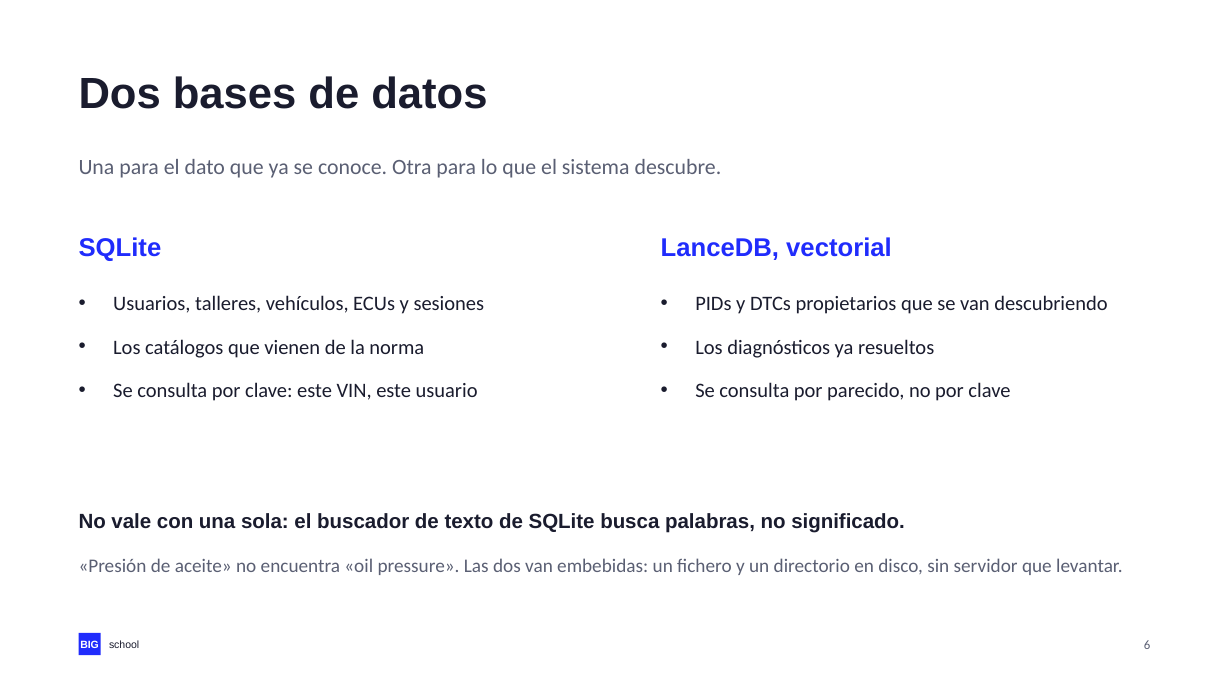
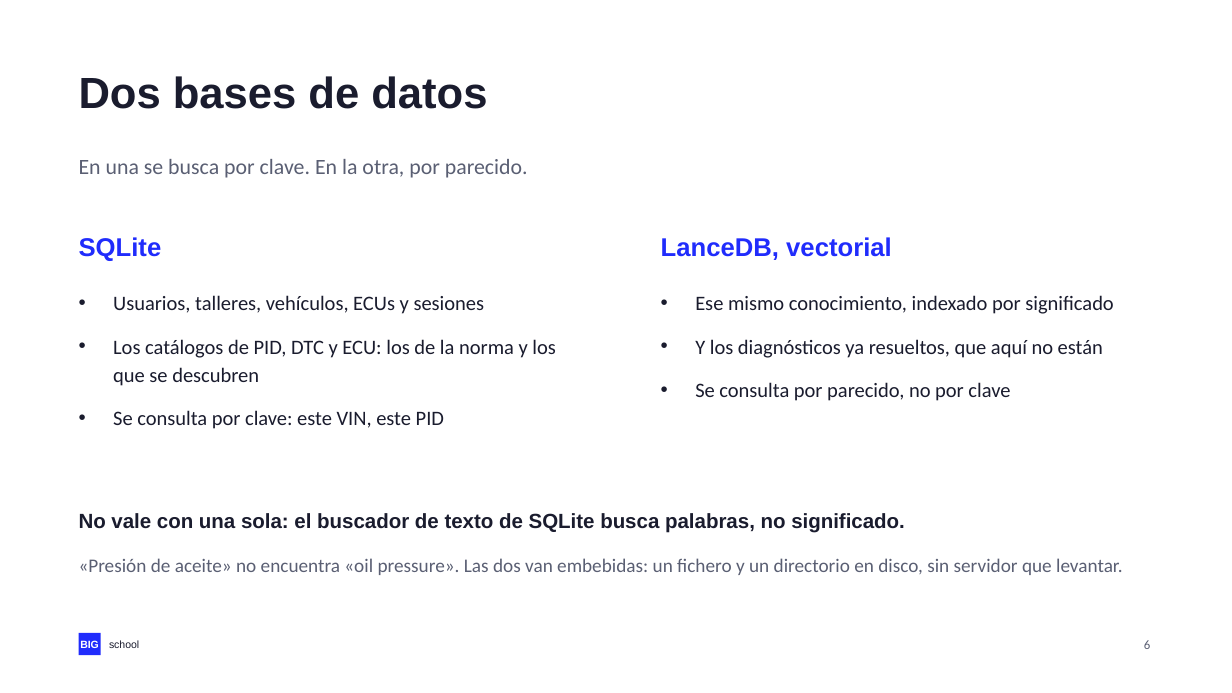
Before and after one commit to NovilloQuinta/intelligent-automotive-diagnostics, a slide deck: slide 6 of docs/presentacion/tfm-intelligent-automotive-diagnostics.pptx. Drawn at 1232x693 pixels with LibreOffice and Linux fonts; fonts in the diff are those of the drawing. Boxes give left, top, right and bottom in pixels: in the first picture for what was removed or moved away, otherwise in the second. Text is boxed around its words. In the diff, an @@ line names an element or a change of style, - is before the commit and + after.

```diff
--- a/docs/presentacion/tfm-intelligent-automotive-diagnostics.pptx
+++ b/docs/presentacion/tfm-intelligent-automotive-diagnostics.pptx
@@ text at bbox=[79, 159, 528, 178]: text changed @@
-Una para el dato que ya se conoce. Otra para lo que el sistema descubre.
+En una se busca por clave. En la otra, por parecido.
@@ text at bbox=[695, 295, 1113, 358]: text changed @@
-• PIDs y DTCs propietarios que se van descubriendo
-• Los diagnósticos ya resueltos
+• Ese mismo conocimiento, indexado por significado
+• Y los diagnósticos ya resueltos, que aquí no están
@@ text at bbox=[113, 339, 556, 429]: text changed @@
-• Los catálogos que vienen de la norma
-• Se consulta por clave: este VIN, este usuario
+• Los catálogos de PID, DTC y ECU: los de la norma y los que se descubren
+• Se consulta por clave: este VIN, este PID
```
Also in this commit, not shown: 1 other slide changed, 2 other files.
